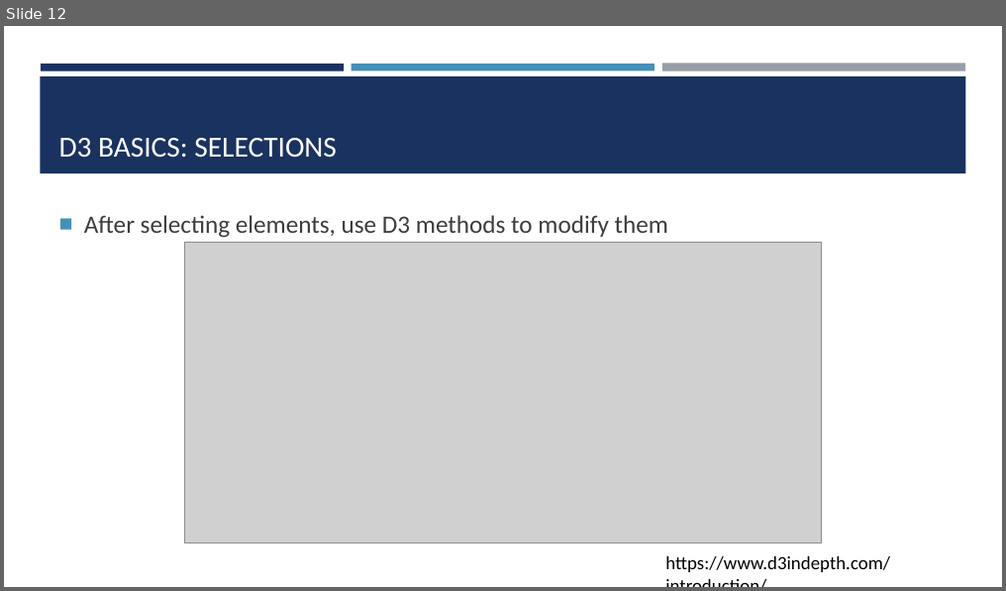
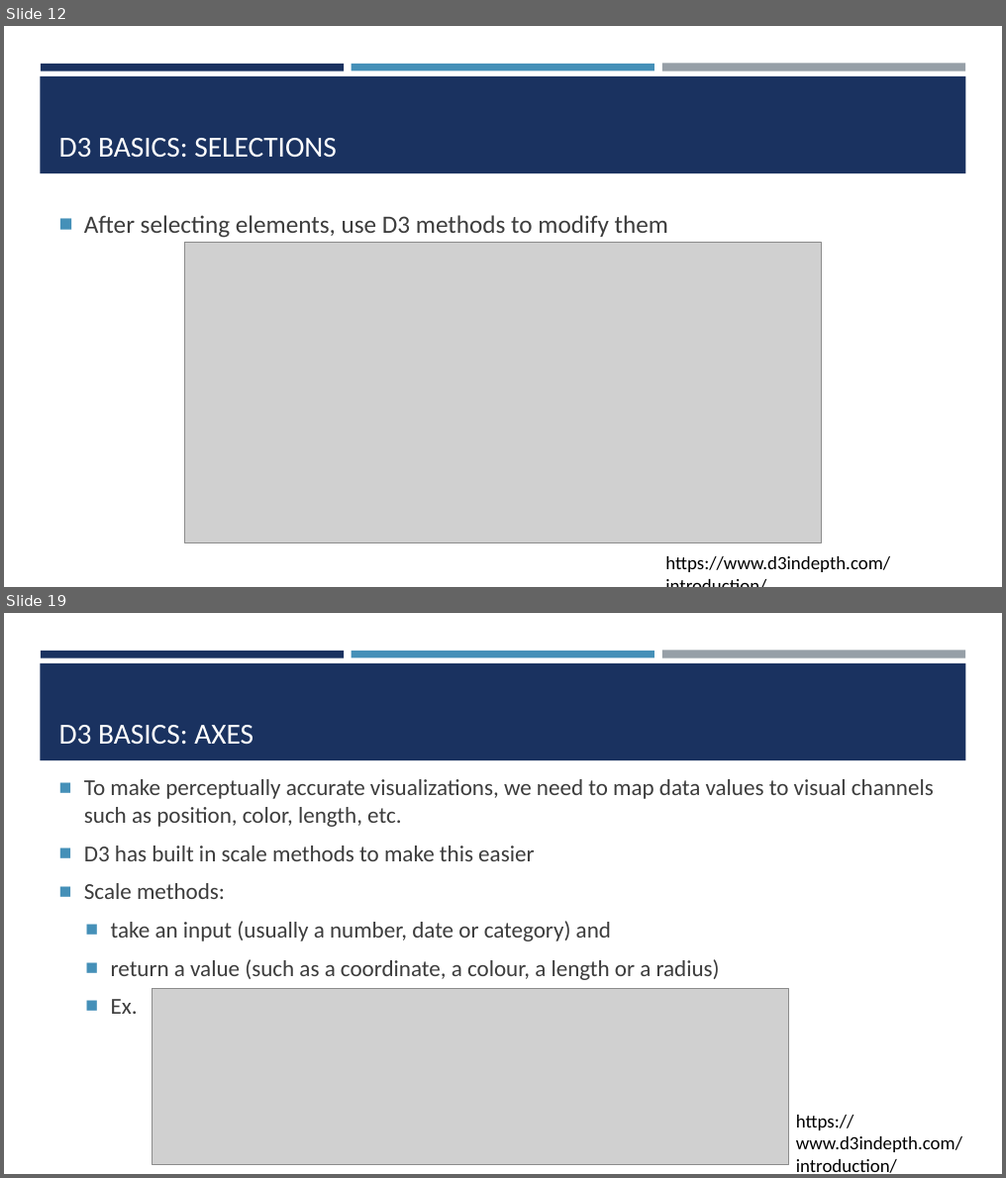
Before and after one commit to amosca01/SDS-CSC235, a slide deck: slides/06-d3.pptx. Shown one above the other, each under a label of ours: slide 12 before the commit, slides 12 and 19 after it; the slides between them are not shown. The pictures are 1006x591 and 1006x1178 pixels, drawn with LibreOffice and Linux fonts; fonts in the diff are those of the drawing; grey boxes stand for pictures. Boxes give left, top, right and bottom in pixels: in the first picture for what was removed or moved away, otherwise in the second. Text is boxed around its words. In the diff, an @@ line names an element or a change of style, - is before the commit and + after.

```diff
--- a/slides/06-d3.pptx
+++ b/slides/06-d3.pptx
@@ slide 19 added at (4,613,1002,1174), background #FFFFFF; not listed: 4 template elements that a slide beside it also shows @@
@@ title added at (59,725,253,744), 28 pt, text #FFFFFF @@
+D3 BASICS: AXES
@@ text added at (84,779,934,1014), 22 pt, text #3D3D3D @@
+■ To make perceptually accurate visualizations, we need to map data values to visual channels such as position, color, length, etc.
+■ D3 has built in scale methods to make this easier
+■ Scale methods:
+  ■ take an input (usually a number, date or category) and
+  ■ return a value (such as a coordinate, a colour, a length or a radius)
+  ■ Ex.
@@ picture added at (152,989,788,1164) @@
@@ text added at (796,1115,962,1173), 18 pt, text #000000 @@
+https://www.d3indepth.com/introduction/
```
Also in this commit, not shown: 5 slides changed, 7 other slides added, 6 other files.
